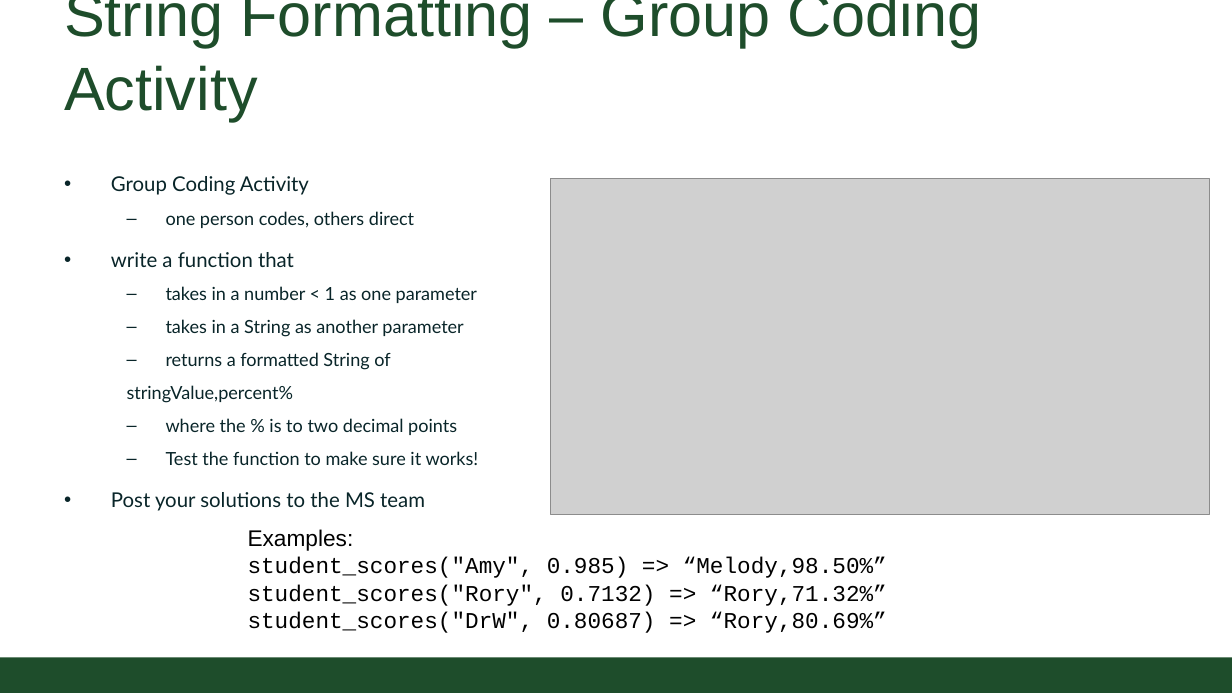
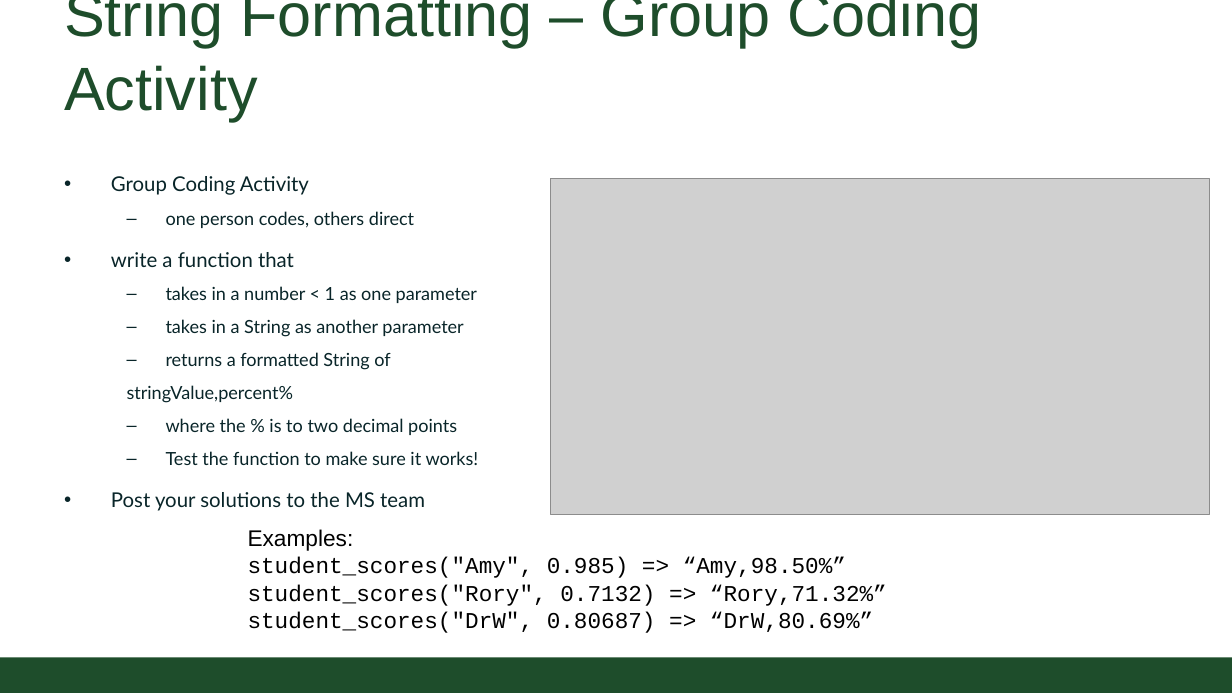
Before and after one commit to CSU-CS150B/handouts, a slide deck: slide 12 of Slides/On-Campus/02_02-StringsAndAmazingGrace.pptx. Drawn at 1232x693 pixels with LibreOffice and Linux fonts; fonts in the diff are those of the drawing; grey boxes stand for pictures; background and template pictures are left out. Boxes give left, top, right and bottom in pixels: in the first picture for what was removed or moved away, otherwise in the second. Text is boxed around its words. In the diff, an @@ line names an element or a change of style, - is before the commit and + after.

Commit message:
updates for lecture

```diff
--- a/Slides/On-Campus/02_02-StringsAndAmazingGrace.pptx
+++ b/Slides/On-Campus/02_02-StringsAndAmazingGrace.pptx
@@ text at <box>248,529,846,578</box>: text changed @@
-Examples:
-student_scores("Amy", 0.985) => “Melody,98.50%”
+Examples:
+student_scores("Amy", 0.985) => “Amy,98.50%”
@@ text at <box>248,611,873,633</box>: text changed @@
-student_scores("DrW", 0.80687) => “Rory,80.69%”
+student_scores("DrW", 0.80687) => “DrW,80.69%”
```
Also in this commit, not shown: 1 other file.
